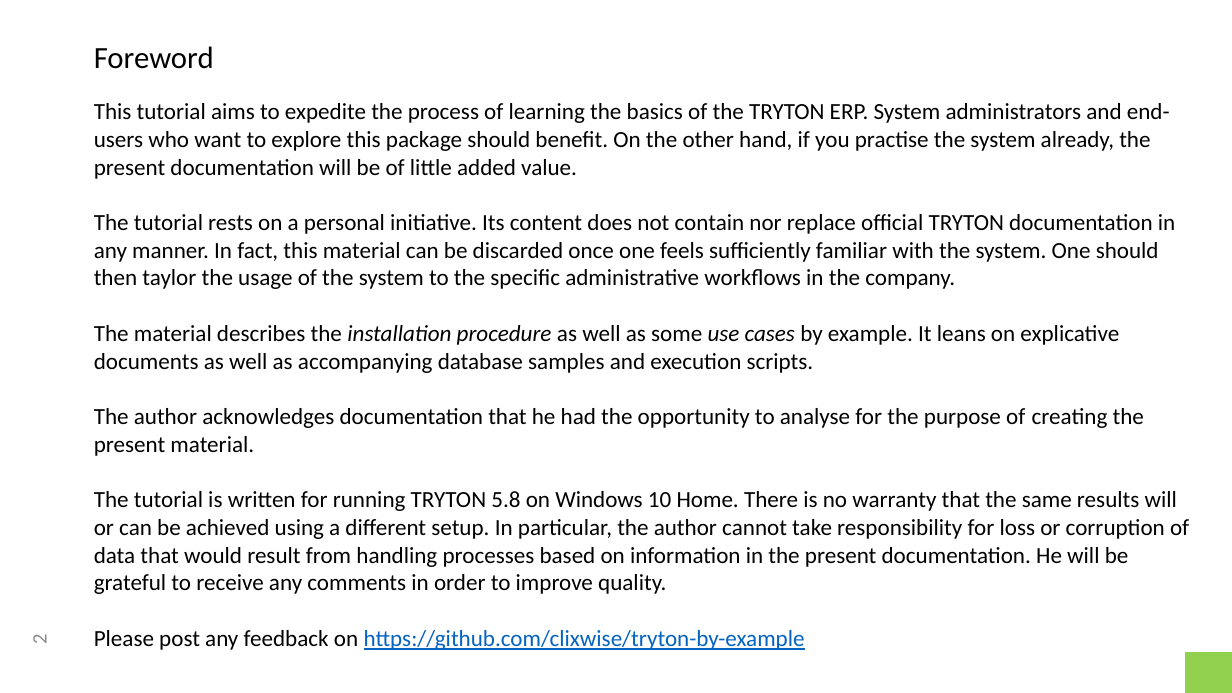
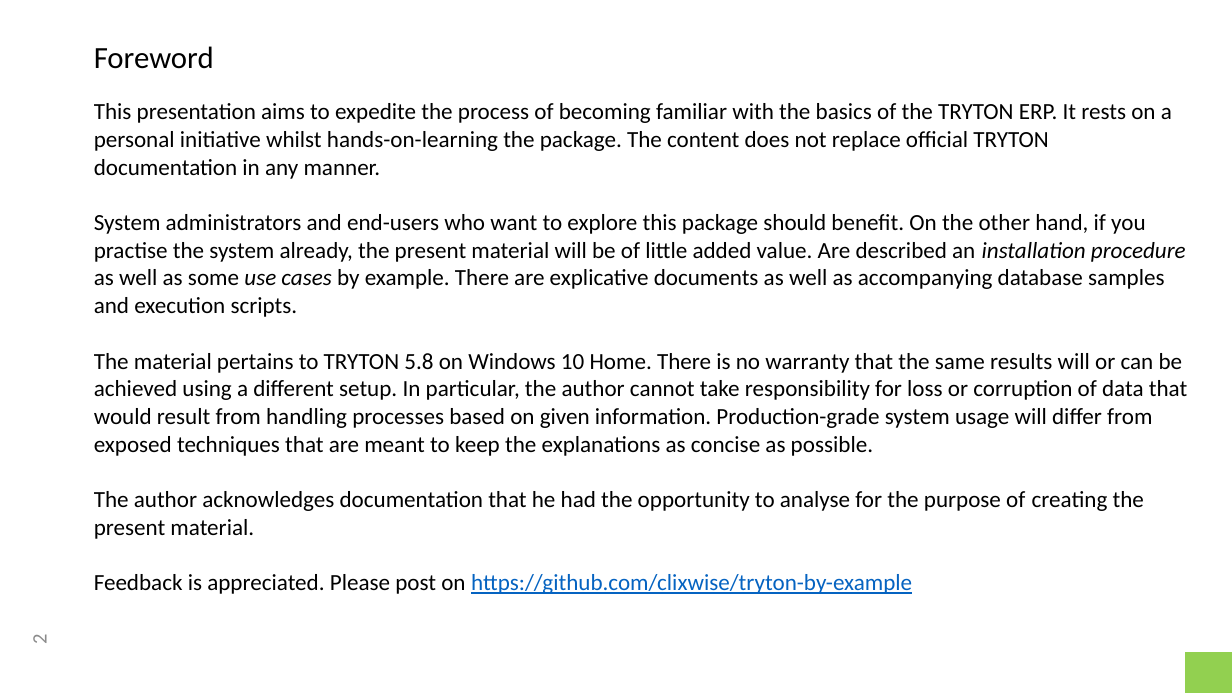
Before and after one commit to clixwise/tryton-by-example, a slide deck: slide 2 of 5.8/Tryton 5.8 - Doc 01.01 - Installation & administration.pptx. Drawn at 1232x693 pixels with LibreOffice and Linux fonts; fonts in the diff are those of the drawing. Boxes give left, top, right and bottom in pixels: in the first picture for what was removed or moved away, otherwise in the second. Text is boxed around its words. In the diff, an @@ line names an element or a change of style, - is before the commit and + after.

```diff
--- a/5.8/Tryton 5.8 - Doc 01.01 - Installation & administration.pptx
+++ b/5.8/Tryton 5.8 - Doc 01.01 - Installation & administration.pptx
@@ text at [94, 103, 1187, 594]: text changed @@
-This tutorial aims to expedite the process of learning the basics of the TRYTON ERP. System administrators and end-users who want to explore this package should benefit. On the other hand, if you practise the system already, the present documentation will be of little added value.
-The tutorial rests on a personal initiative. Its content does not contain nor replace official TRYTON documentation in any manner. In fact, this material can be discarded once one feels sufficiently familiar with the system. One should then taylor the usage of the system to the specific administrative workflows in the company.
-The material describes the installation procedure as well as some use cases by example. It leans on explicative documents as well as accompanying database samples and execution scripts.
-The author acknowledges documentation that he had the opportunity to analyse for the purpose of creating the present material.
-The tutorial is written for running TRYTON 5.8 on Windows 10 Home. There is no warranty that the same results will or can be achieved using a different setup. In particular, the author cannot take responsibility for loss or corruption of data that would result from handling processes based on information in the present documentation. He will be grateful to receive any comments in order to improve quality.
-Please post any feedback on https://github.com/clixwise/tryton-by-example
+This presentation aims to expedite the process of becoming familiar with the basics of the TRYTON ERP. It rests on a personal initiative whilst hands-on-learning the package. The content does not replace official TRYTON documentation in any manner.
+System administrators and end-users who want to explore this package should benefit. On the other hand, if you practise the system already, the present material will be of little added value. Are described an installation procedure as well as some use cases by example. There are explicative documents as well as accompanying database samples and execution scripts.
+The material pertains to TRYTON 5.8 on Windows 10 Home. There is no warranty that the same results will or can be achieved using a different setup. In particular, the author cannot take responsibility for loss or corruption of data that would result from handling processes based on given information. Production-grade system usage will differ from exposed techniques that are meant to keep the explanations as concise as possible.
+The author acknowledges documentation that he had the opportunity to analyse for the purpose of creating the present material.
+Feedback is appreciated. Please post on https://github.com/clixwise/tryton-by-example
```
Also in this commit, not shown: 3 other slides changed, 4 slides removed, 6 other files.
